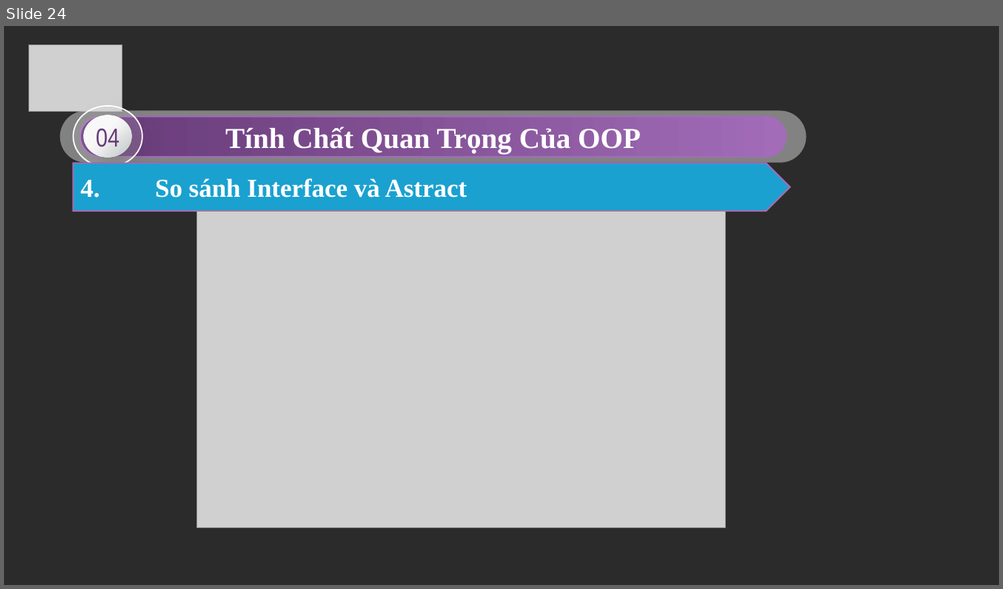
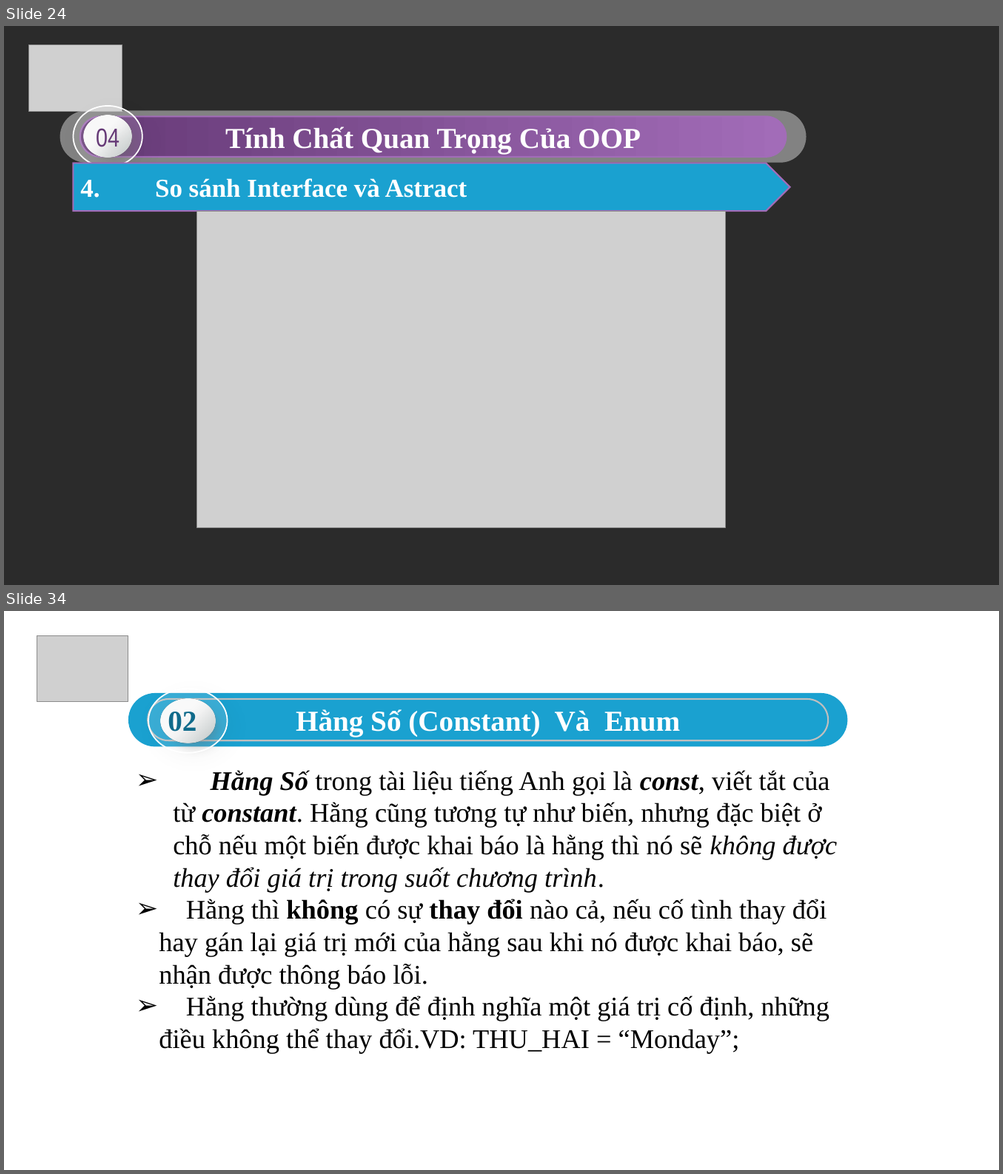
Before and after one commit to sonnguyen17099/t3h_slide, a slide deck: Bài 5.pptx. Shown one above the other, each under a label of ours: slide 24 before the commit, slides 24 and 34 after it; the slides between them are not shown. The pictures are 1003x589 and 1003x1174 pixels, drawn with LibreOffice and Linux fonts; fonts in the diff are those of the drawing; grey boxes stand for pictures; background and template pictures are left out; a plain dark background stands for a picture behind light text. Boxes give left, top, right and bottom in pixels: in the first picture for what was removed or moved away, otherwise in the second. Text is boxed around its words. In the diff, an @@ line names an element or a change of style, - is before the commit and + after.

```diff
--- a/Bài 5.pptx
+++ b/Bài 5.pptx
@@ slide 34 added at (4,611,999,1170), background #FFFFFF @@
@@ picture added at (37,635,128,701) @@
@@ rounded rectangle added at (128,693,848,747), fill #1AA1D0 @@
@@ rounded rectangle added at (148,699,828,741), fill #1AA1D0, outline #FFFFFF 1.5 pt, 28 pt, text #FFFFFF, bold @@
+Hằng Số (Constant) Và Enum
@@ group added at (134,678,244,787): 3 ellipses, 1 freeform shape, 1 text @@
+02
@@ text added at (159,770,837,1054), 26 pt, text #000000 @@
+➢ Hằng Số trong tài liệu tiếng Anh gọi là const, viết tắt của từ constant. Hằng cũng tương tự như biến, nhưng đặc biệt ở chỗ nếu một biến được khai báo là hằng thì nó sẽ không được thay đổi giá trị trong suốt chương trình.
+➢ Hằng thì không có sự thay đổi nào cả, nếu cố tình thay đổi hay gán lại giá trị mới của hằng sau khi nó được khai báo, sẽ nhận được thông báo lỗi.
+➢ Hằng thường dùng để định nghĩa một giá trị cố định, những điều không thể thay đổi.VD: THU_HAI = “Monday”;
```
Also in this commit, not shown: 27 other slides added.
